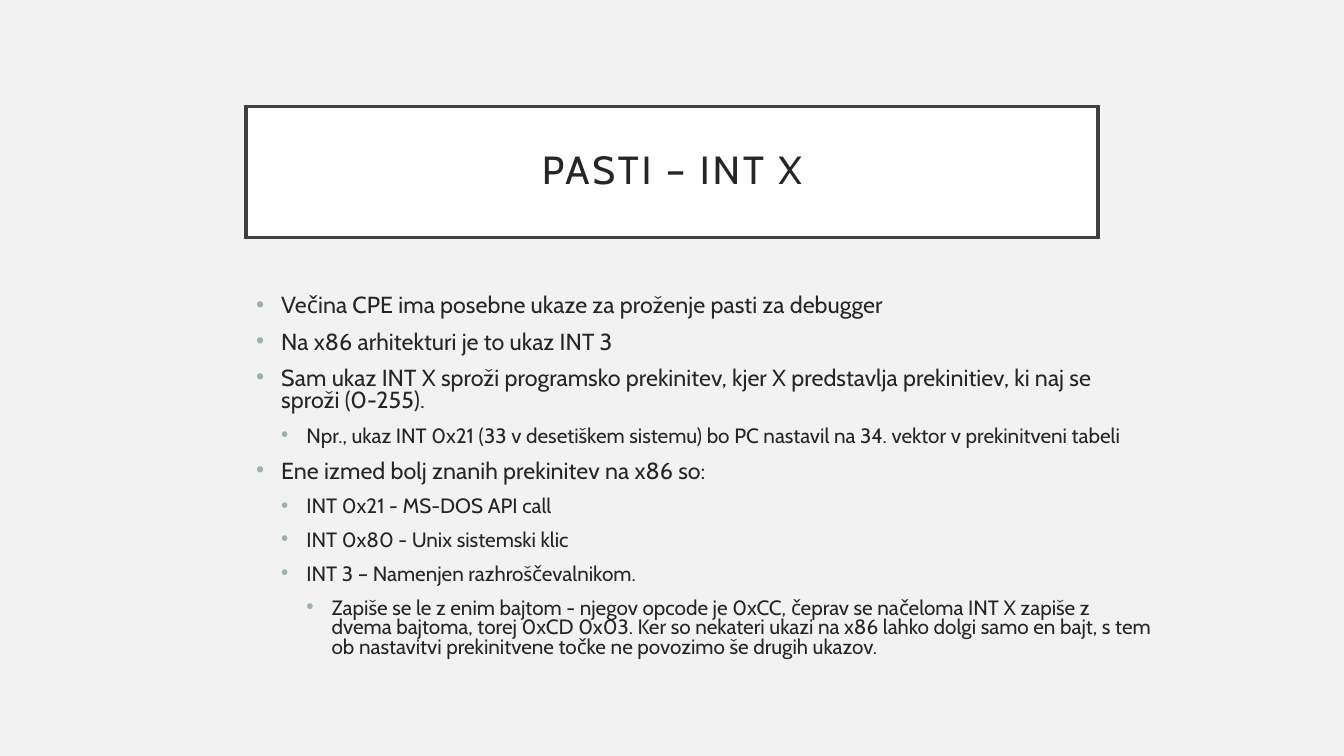
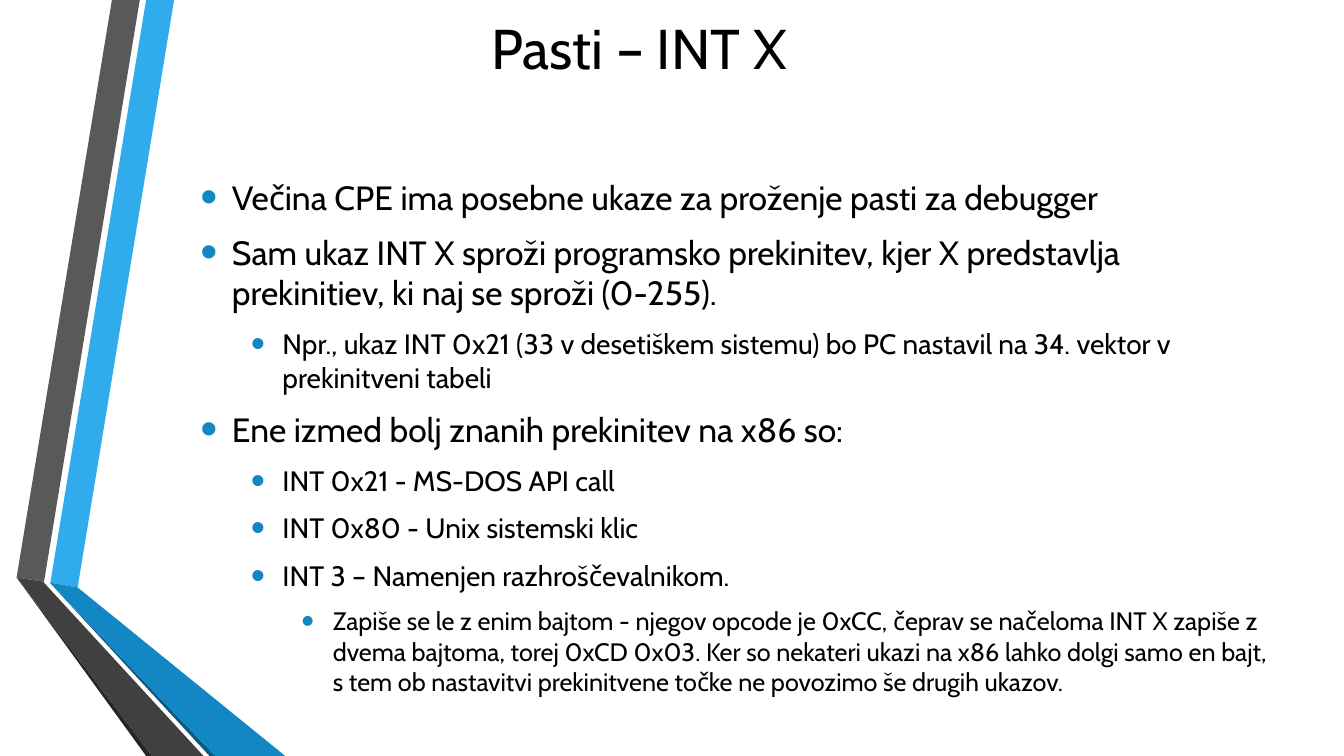
Before and after one commit to jakoberzar/razhroscevalniki, a slide deck: slide 17 of debuggers.pptx. Drawn at 1344x756 pixels with LibreOffice and Linux fonts; fonts in the diff are those of the drawing; background and template pictures are left out. Boxes give left, top, right and bottom in pixels: in the first picture for what was removed or moved away, otherwise in the second. Text is boxed around its words. In the diff, an @@ line names an element or a change of style, - is before the commit and + after.

```diff
--- a/debuggers.pptx
+++ b/debuggers.pptx
@@ background #F2F2F2 to picture (left out) @@
@@ title "Pasti – INT X": place and size @@
-title "Pasti – INT X" at <box>246,106,1098,237</box>
+title "Pasti – INT X" at <box>492,29,787,70</box>
@@ title "Pasti – INT X" at <box>492,29,787,70</box>: fill #FFFFFF to none; outline #404040 2.5 pt to none @@
@@ title at <box>492,29,787,70</box>: text changed; size 28 to 40 pt; text colour #262626 to #000000 @@
-PASTI – INT X
+Pasti – INT X
@@ text "Večina CPE ima posebne ukaze ...": place and size @@
-text "Večina CPE ima posebne ukaze ..." at <box>281,295,1151,659</box>
+text "Večina CPE ima posebne ukaze ..." at <box>232,184,1266,697</box>
@@ text "Večina CPE ima posebne ukaze ..." at <box>232,184,1266,697</box>: size 16.6 to 24 pt in "Večina CPE ima posebne ukaze za proženje ...", "Sam ukaz INT X sproži programsko prekinitev, ...", "Ene izmed bolj znanih prekinitev na x86 ..."; text colour #262626 to #000000; size 14.8 to 20 pt in "Npr., ukaz INT 0x21 (33 v desetiškem ...", "INT 0x21 - MS-DOS API call", "INT 0x80 - Unix sistemski klic", "INT 3 – Namenjen razhroščevalnikom."; size 14.8 to 18 pt in "Zapiše se le z enim bajtom - ..."; indent changed; line spacing 0.8 to 1; bullet colour #9BAFB5 to #1287C3; vertical alignment top to middle @@
@@ text at <box>281,332,613,356</box>: paragraph removed @@
-• Na x86 arhitekturi je to ukaz INT 3
@@ group added at <box>16,0,285,756</box>: 6 freeform shapes @@
```
Also in this commit, not shown: 27 other slides changed, 3 slides added, 1 slide removed, 3 other files.
